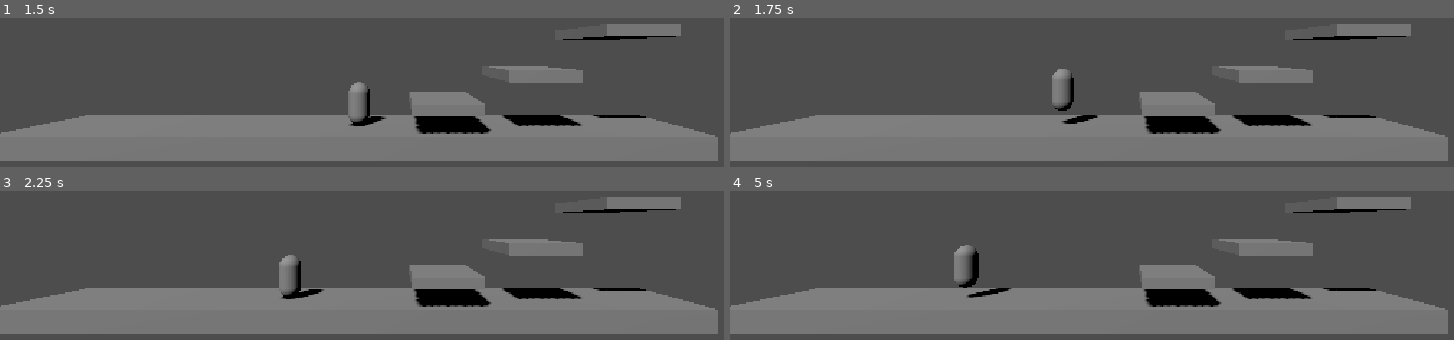
Above: before the commit, frames 1-4 (two rows, left to right).
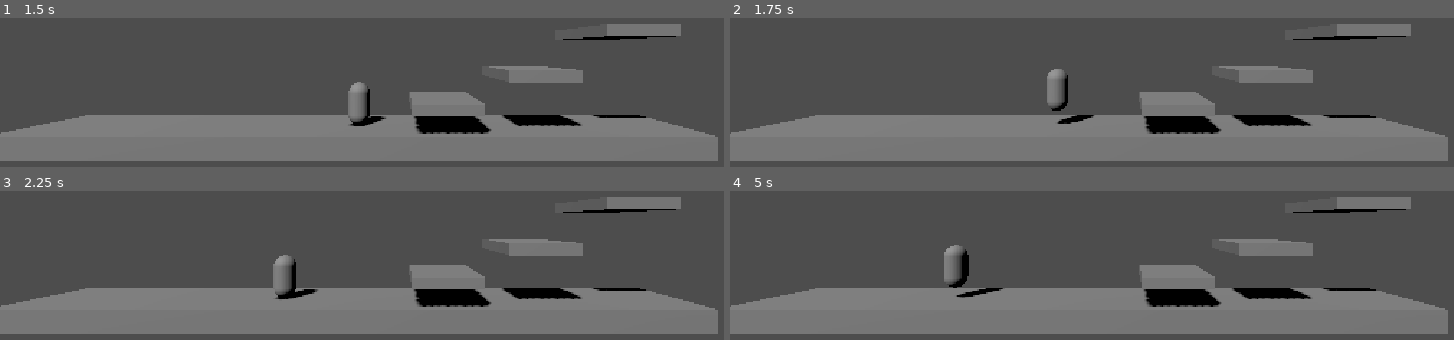
Above: after the commit, the same moments.

Repository: Arkay187/FartMan
Game: Godot game, scene res://scenes/test_level.tscn
Two runs of this game, one before a commit and one after it. Both use one fixed random seed, a clock stepped at 60 frames per second and the inputs below.
Inputs:
- Up to frame 1 (1.5 s): tap Enter (ui_accept) at 0.5, 0.77 s; hold Right (ui_right) 0.53-1.28 s; hold Left (ui_left) from 1.28 s (still down)
- Up to frame 2 (1.75 s): keep holding Left (ui_left); tap Enter (ui_accept) at 1.52 s
- Up to frame 3 (2.25 s): release Left (ui_left) at 2.03 s; hold Right (ui_right) from 2.03 s (still down)
- Up to frame 4 (5 s): tap Enter (ui_accept) at 3.02, 3.5, 3.77, 4.52 s; release Right (ui_right) at 3.53 s; hold Left (ui_left) from 3.53 s (still down)

Frame 1 is identical in both runs. In frame 2, 0.7% of the frame differs, in the area x 43-51%, y 34-72%; in frame 3, 0.8%; in frame 4, 1.4%, in the area x 29-39%, y 36-72%.

Commit message:
Remove slowdown while charging

Diff:
--- a/scripts/player.gd
+++ b/scripts/player.gd
@@ -22,8 +22,6 @@
 @export var air_acceleration: float = 25.0
 ## How strongly he is pulled down.
 @export var gravity: float = 25.0
-## Walking speed while charging. 0.5 = half speed, 0 = stands still.
-@export_range(0.0, 1.0) var charge_move_multiplier: float = 0.5
 
 @export_group("Charge times (seconds held)")
 ## Let go before this and it is just a hop.
@@ -72,9 +70,8 @@
 
 	# Left / right. direction is -1, 0 or 1.
 	var direction: float = Input.get_axis(left_action, right_action)
-	var speed: float = move_speed * (charge_move_multiplier if is_charging else 1.0)
 	var acceleration: float = ground_acceleration if is_on_floor() else air_acceleration
-	velocity.x = move_toward(velocity.x, direction * speed, acceleration * delta)
+	velocity.x = move_toward(velocity.x, direction * move_speed, acceleration * delta)
 
 	# 2.5D: never move towards or away from the camera.
 	velocity.z = 0.0
Not shown, changed: SESSION_NOTES.md
